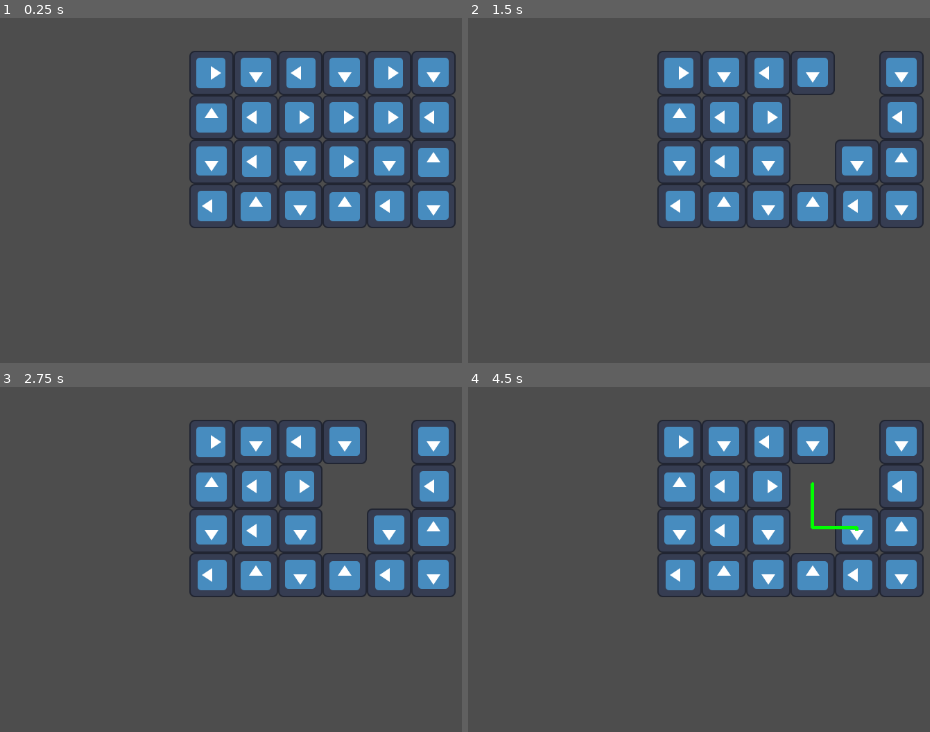
Above: before the commit, frames 1-4 (two rows, left to right).
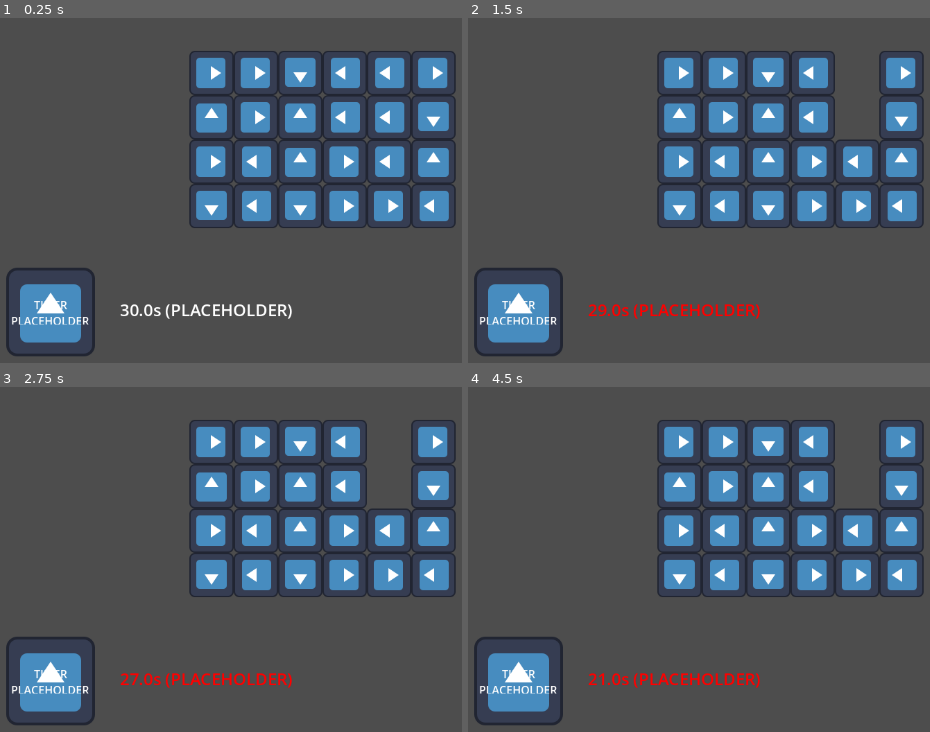
Above: after the commit, the same moments.

Repository: sbxte/gimapp25-hands-on
Game: Godot game, scene res://scenes/Main.tscn
Same seed, same stepped clock (60 frames per second), same inputs: the game is played once before the commit and once after it. The engine's default icon, where the game draws it, is replaced by a stand-in: a white triangle on a blue panel in a dark square.
Inputs (mouse positions are in pixels of both pictures, inside the frame that each line leads up to):
- Up to frame 1 (0.25 s): no input
- Up to frame 2 (1.5 s): tap Enter at 0.5 s; drag from (856, 118) to (869, 42) at 0.52 s; drag from (814, 118) to (749, 228) at 1.27 s
- Up to frame 3 (2.75 s): tap Space at 2 s; move the mouse to (300, 487) at 2.02 s; click (300, 487) at 2.17 s
- Up to frame 4 (4.5 s): tap Enter at 2.75 s; drag from (722, 531) to (551, 442) at 2.77 s; drag from (722, 487) to (828, 507) at 3.52 s; tap Space at 4.25 s; drag from (856, 531) to (671, 397) at 4.27 s

The runs differ from the first frame. In frame 1, 5.9% of the frame differs, in the area x 1-98%, y 11-98%; in frame 2, 6.9%; in frame 3, 6.9%; in frame 4, 7.0%.

Commit message:
feat: basic timer controller

Diff:
--- a/scenes/Main.tscn
+++ b/scenes/Main.tscn
@@ -1,8 +1,13 @@
-[gd_scene load_steps=3 format=3 uid="uid://dmovihstuyenq"]
+[gd_scene load_steps=4 format=3 uid="uid://dmovihstuyenq"]
 
 [ext_resource type="Script" uid="uid://co45egaoenab3" path="res://scripts/main.gd" id="1_rvslj"]
 [ext_resource type="PackedScene" uid="uid://c5vcybq0vjjbh" path="res://scenes/Cat.tscn" id="2_0bbpv"]
+[ext_resource type="PackedScene" uid="uid://brippd2pq4uve" path="res://scenes/Timer.tscn" id="3_0bbpv"]
 
-[node name="Node2D" type="Node2D" groups=["Main"]]
+[node name="Level" type="Node2D" node_paths=PackedStringArray("timer") groups=["Main"]]
 script = ExtResource("1_rvslj")
 cat_scene = ExtResource("2_0bbpv")
+timer = NodePath("Timer")
+
+[node name="Timer" parent="." instance=ExtResource("3_0bbpv")]
+position = Vector2(184, 573)
--- /dev/null
+++ b/scenes/Timer.tscn
@@ -0,0 +1,34 @@
+[gd_scene load_steps=3 format=3 uid="uid://brippd2pq4uve"]
+
+[ext_resource type="Script" uid="uid://buou3l0tcljdd" path="res://scripts/timer.gd" id="1_l5usf"]
+[ext_resource type="Texture2D" uid="uid://ctpbnufoeo87s" path="res://icon.svg" id="2_on8h2"]
+
+[node name="Timer" type="Node2D" node_paths=PackedStringArray("timer", "sprite", "text")]
+script = ExtResource("1_l5usf")
+timer = NodePath("Timer")
+sprite = NodePath("Sprite2D")
+text = NodePath("Text")
+
+[node name="Timer" type="Timer" parent="."]
+one_shot = true
+
+[node name="Sprite2D" type="Sprite2D" parent="."]
+texture = ExtResource("2_on8h2")
+
+[node name="Text" type="RichTextLabel" parent="."]
+offset_left = 100.0
+offset_top = -20.0
+offset_right = 529.0
+offset_bottom = 20.0
+theme_override_font_sizes/normal_font_size = 24
+scroll_active = false
+
+[node name="Placeholder Sign" type="RichTextLabel" parent="."]
+offset_left = -58.0
+offset_top = -22.0
+offset_right = 58.0
+offset_bottom = 18.0
+text = "TIMER
+PLACEHOLDER"
+scroll_active = false
+horizontal_alignment = 1
--- a/scripts/main.gd
+++ b/scripts/main.gd
@@ -7,14 +7,19 @@
 var dragging: bool = false
 var path: Array[Vector2] = []
 var first_cat: Cat
+var match_streak := 0
 
 @export var cat_scene: PackedScene
+@export var timer: TimerController
 
 func _ready() -> void:
 	Events.connect("cat_mouse_click", cat_mouse_click)
 	Events.connect("cat_mouse_enter", cat_mouse_enter)
 
-	gen_cats_rect()
+	timer.connect("timer_ended", timer_ended)
+
+	reset_cats()
+	timer.reset()
 
 func _process(_delta: float) -> void:
 	# When the mouse is released, clear the line path
@@ -54,14 +59,21 @@
 	if cat == first_cat:
 		return
 
-	# When the mouse enters a cat that isn't the same type, delete the path
+	# When the mouse enters a cat that isn't the same type,
+	# delete the path, speed up timer, and reset streak
 	if cat.type != first_cat.type:
 		erase_path()
+		timer.set_speed(timer.get_speed() + 1)
+		match_streak = 0
 		return
 
 	# Delete cats
 	cat.queue_free()
 	first_cat.queue_free()
+
+	match_streak += 1
+	if match_streak == 2:
+		timer.reset_speed()
 
 	# FIX: Path simply disappears and does not visually connect to the paired cat
 	erase_path()
@@ -85,6 +97,12 @@
 	else:
 		path.push_back(pos)
 	queue_redraw()
+
+func reset_cats() -> void:
+	for cat in get_tree().get_nodes_in_group("Cats"):
+		cat.queue_free()
+
+	gen_cats_rect()
 
 func gen_cats_rect() -> void:
 	# Align the grid to the center of the screen
@@ -147,6 +165,7 @@
 					Vector2(pos_shift.x * snap_vec.x, pos_shift.y * snap_vec.y) \
 					+ Vector2(grid_shift.x, grid_shift.y) - snap_vec / 2
 				instance.type = type
+				instance.add_to_group("Cats")
 				add_child(instance)
 
 # Cancel drag when mouse exists play area
@@ -166,3 +185,7 @@
 	else:
 		vec.x = 0
 	return vec
+
+# TODO: Implement lose-state display
+func timer_ended() -> void:
+	print("timer ended! TODO: Implement lose-state display")
--- /dev/null
+++ b/scripts/timer.gd
@@ -0,0 +1,54 @@
+class_name TimerController
+extends Node2D
+
+signal timer_start
+signal timer_ended
+
+@export var timer: Timer
+@export var sprite: Sprite2D
+@export var text: RichTextLabel
+
+var speed := 1.
+var lerp_start: float
+var ended := false
+
+func _ready() -> void:
+	timer.connect("timeout", func(): emit_signal("timer_ended"))
+
+func _process(_delta: float) -> void:
+	var rem_time := actual_time()
+	if rem_time == 0 and not ended:
+		ended = true
+		emit_signal("timer_ended")
+
+	text.clear()
+	if speed == 1:
+		text.push_color(Color.WHITE)
+	else:
+		text.push_color(Color.RED)
+	text.add_text(str(ceil(rem_time)) + "s (PLACEHOLDER)")
+
+# Reset the timer
+func reset(speed: float = 1) -> void:
+	self.speed = speed
+	lerp_start = 30
+	timer.start(lerp_start)
+
+# Implement our own timer functionality with speed manipulation
+# Linearly interpolate time based on a starting point scaled by speed
+# And update starting point every time speed is changed
+func actual_time() -> float:
+	return maxf(0, speed * (timer.time_left - lerp_start) + lerp_start)
+
+func set_speed(speed) -> void:
+	lerp_start = actual_time()
+	timer.start(lerp_start)
+	self.speed = speed
+
+func get_speed() -> float:
+	return speed
+
+func reset_speed() -> void:
+	lerp_start = actual_time()
+	timer.start(lerp_start)
+	self.speed = 1
Not shown, added: scripts/timer.gd.uid
